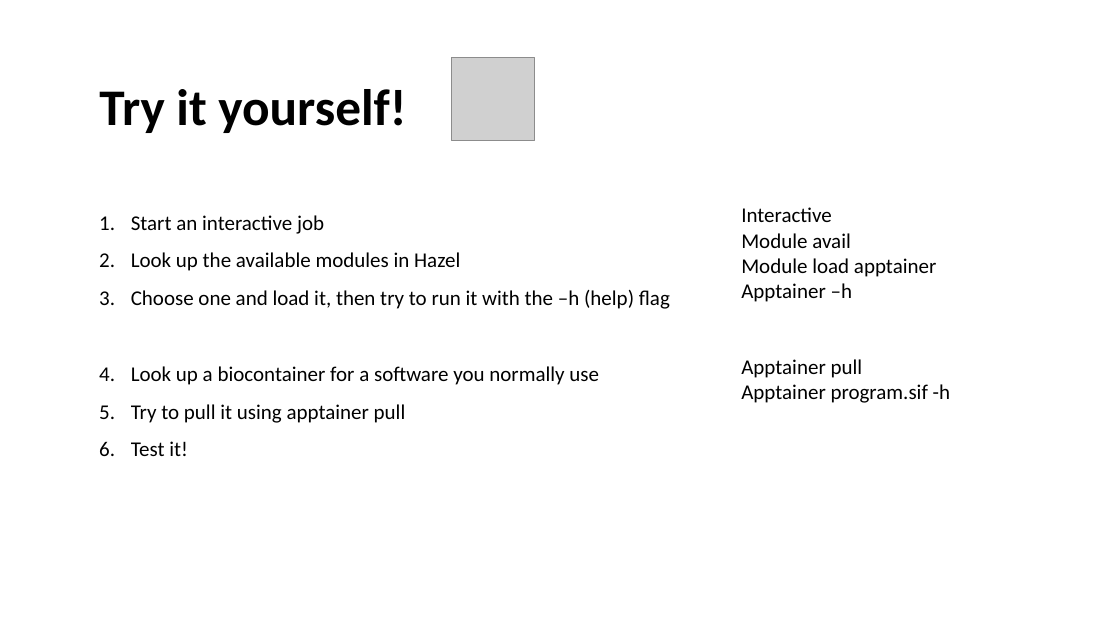
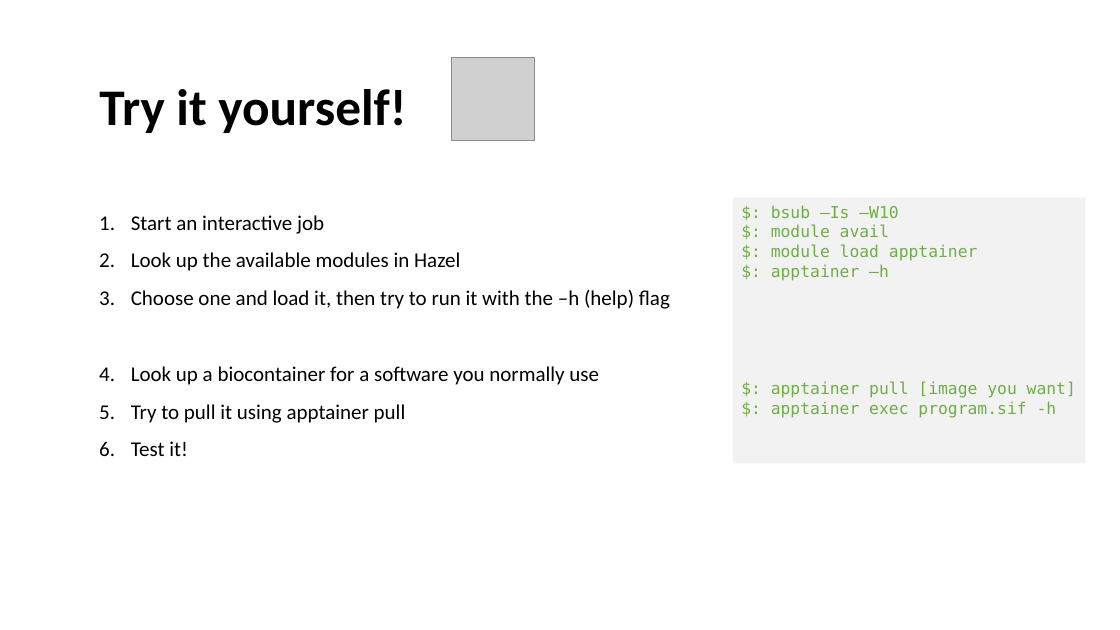
Before and after one commit to hurwitzlab/brc_hazel_training, a slide deck: slide 10 of slides/brc_hazel_week_d4.pptx. Drawn at 1120x630 pixels with LibreOffice and Linux fonts; fonts in the diff are those of the drawing; grey boxes stand for pictures. Boxes give left, top, right and bottom in pixels: in the first picture for what was removed or moved away, otherwise in the second. Text is boxed around its words. In the diff, an @@ line names an element or a change of style, - is before the commit and + after.

```diff
--- a/slides/brc_hazel_week_d4.pptx
+++ b/slides/brc_hazel_week_d4.pptx
@@ rectangle "$: bsub –Is –W10" resized from (x1=741, y1=207, x2=950, y2=403) to (x1=734, y1=197, x2=1086, y2=463) @@
@@ rectangle "$: bsub –Is –W10" at (x1=734, y1=197, x2=1086, y2=463): fill none to #F2F2F2 @@
@@ text in rectangle at (x1=771, y1=205, x2=1076, y2=418): text changed; size 18 to 14 pt; font Calibri to DejaVu Sans Mono; text colour #000000 to #70AD47 @@
-Interactive
-Module avail
-Module load apptainer
-Apptainer –h
-Apptainer pull
-Apptainer program.sif -h
+$: bsub –Is –W10
+$: module avail
+$: module load apptainer
+$: apptainer –h
+$: apptainer pull [image you want]
+$: apptainer exec program.sif -h
```
Also in this commit, not shown: 1 other slide changed, 2 slides added, 2 other files.
